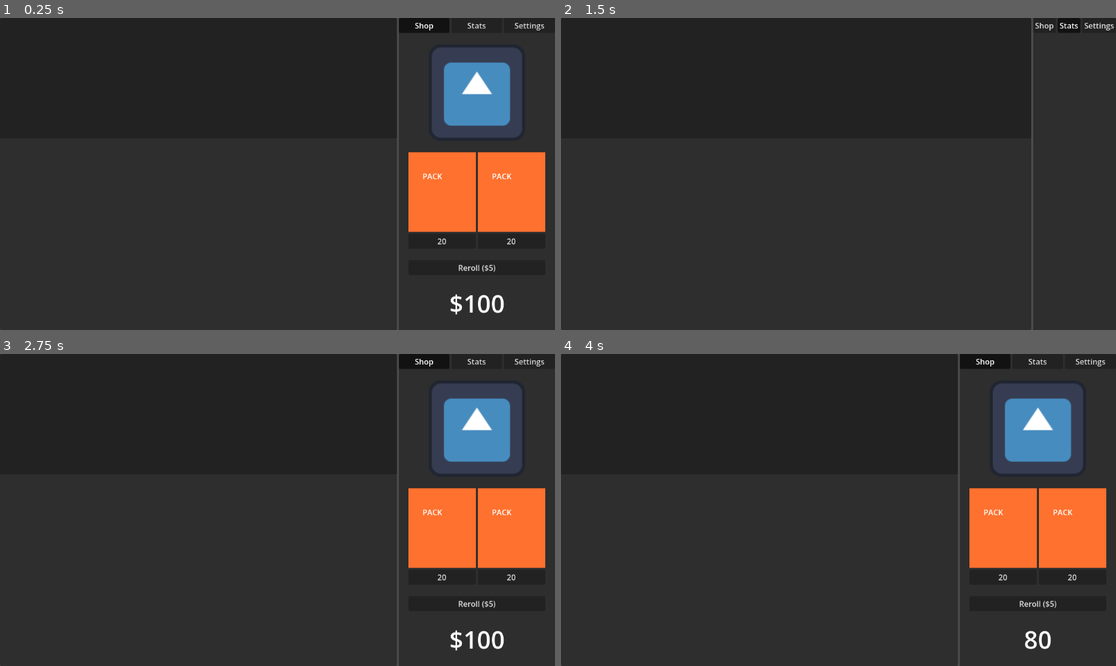
Above: before the commit, frames 1-4 (two rows, left to right).
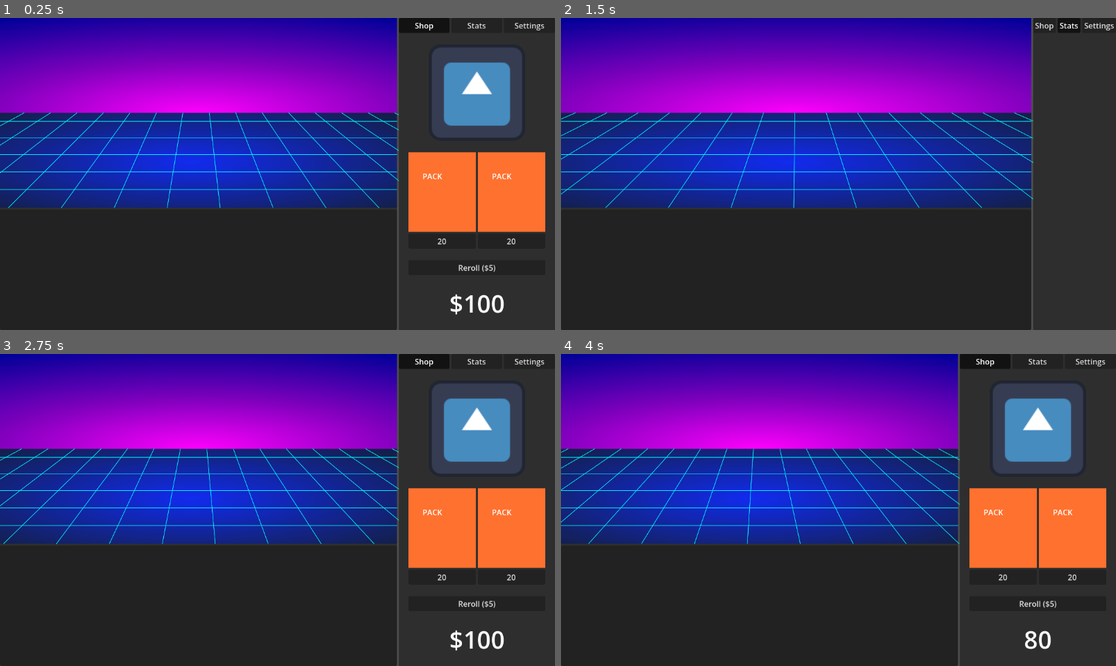
Above: after the commit, the same moments.

Repository: followthedopamine/card-battler
Game: Godot game, scene res://scenes/main.tscn
Same seed, same stepped clock (60 frames per second), same inputs: the game is played once before the commit and once after it. The engine's default icon, where the game draws it, is replaced by a stand-in: a white triangle on a blue panel in a dark square.
Inputs (mouse positions are in pixels of both pictures, inside the frame that each line leads up to):
- Up to frame 1 (0.25 s): no input
- Up to frame 2 (1.5 s): click "Shop" at 0.5 s; click "Stats" at 1.25 s
- Up to frame 3 (2.75 s): click "Shop" at 2 s
- Up to frame 4 (4 s): click "20" at 2.75 s; click (760, 485) at 3.5 s, where only the run after the commit has a clickable "Skip"

The runs differ from the first frame. In frame 1, 44% of the frame differs, in the area x 0-72%, y 0-62%; in frame 2, 52%, in the area x 0-86%, y 0-62%; in frame 3, 44%; in frame 4, 44%.

Commit message:
fix(grid): remove references to nonexistant shader. Add anti ailiasing

Diff:
--- a/scenes/play_panel/grid.gd
+++ b/scenes/play_panel/grid.gd
@@ -1,10 +1,9 @@
 extends Sprite2D
 
 @export var vertical_lines = 15
-@export var speed = 240
+@export var speed = 24
 
 var horizontal_lines = 6
-
 
 var elapsed := 0.0
 
@@ -15,19 +14,16 @@
     set_region_rect(Rect2(parent.global_position, parent.size))
     global_position = parent.global_position
 
-
-
 func _draw():
   var line_top = region_rect.size.y * 0.5
   var line_bottom = region_rect.size.y
   var width = region_rect.size.x
   var v_centre = region_rect.size.x * .5
 
-
   for i in range(vertical_lines + 1):
     var top_x = -fmod(elapsed * speed, (width / vertical_lines)) + (width / vertical_lines) * i + 1
     var bottom_x = top_x + (top_x - v_centre)
-    draw_line(Vector2(top_x, line_top), Vector2(bottom_x, line_bottom), Color.CYAN, 1.0)
+    draw_line(Vector2(top_x, line_top), Vector2(bottom_x, line_bottom), Color.CYAN, 0.5, true)
 
   var horizontal_slice = line_top / horizontal_lines
 
@@ -35,7 +31,7 @@
   for i in range(1, horizontal_lines):
     j += horizontal_lines - i
     var line_height = line_bottom - (horizontal_slice * i) - j
-    draw_line(Vector2(0, line_height), Vector2(width, line_height), Color.CYAN, 1.0)
+    draw_line(Vector2(0, line_height), Vector2(width, line_height), Color.CYAN, 0.5, true)
 
 
 func _on_grid_container_resized():
--- a/scenes/play_panel/play_panel.tscn
+++ b/scenes/play_panel/play_panel.tscn
@@ -1,8 +1,7 @@
-[gd_scene load_steps=16 format=3 uid="uid://b653dafp8uotu"]
+[gd_scene load_steps=14 format=3 uid="uid://b653dafp8uotu"]
 
 [ext_resource type="Script" uid="uid://cmkv7da2ilckk" path="res://scenes/play_panel/play_panel.gd" id="1_jgck7"]
 [ext_resource type="PackedScene" uid="uid://dnvmslc0lunfw" path="res://scenes/packs/pack_opening/PackOpening.tscn" id="1_x324g"]
-[ext_resource type="Shader" uid="uid://ypp5n7yfu5gd" path="res://scenes/play_panel/EnemyGridSkew.gdshader" id="3_1tnxq"]
 [ext_resource type="Script" uid="uid://bbka3kooxxw1r" path="res://scenes/play_panel/grid.gd" id="4_uajrv"]
 
 [sub_resource type="StyleBoxFlat" id="StyleBoxFlat_1fi6o"]
@@ -20,10 +19,6 @@
 fill = 2
 fill_from = Vector2(0.5, 0.5)
 fill_to = Vector2(0, 0)
-
-[sub_resource type="ShaderMaterial" id="ShaderMaterial_uajrv"]
-shader = ExtResource("3_1tnxq")
-shader_parameter/vChangeY = 25.0
 
 [sub_resource type="Gradient" id="Gradient_inh0s"]
 offsets = PackedFloat32Array(0, 0.60714287, 0.71428573, 0.76785713)
@@ -76,7 +71,6 @@
 theme_override_styles/panel = SubResource("StyleBoxFlat_jgck7")
 
 [node name="HBoxContainer" type="HBoxContainer" parent="Panel"]
-visible = false
 layout_mode = 1
 anchors_preset = 15
 anchor_right = 1.0
@@ -117,7 +111,6 @@
 size_flags_horizontal = 3
 
 [node name="EnemyGrid" type="GridContainer" parent="Panel/HBoxContainer/EnemySide"]
-material = SubResource("ShaderMaterial_uajrv")
 layout_mode = 1
 anchors_preset = 8
 anchor_left = 0.5
